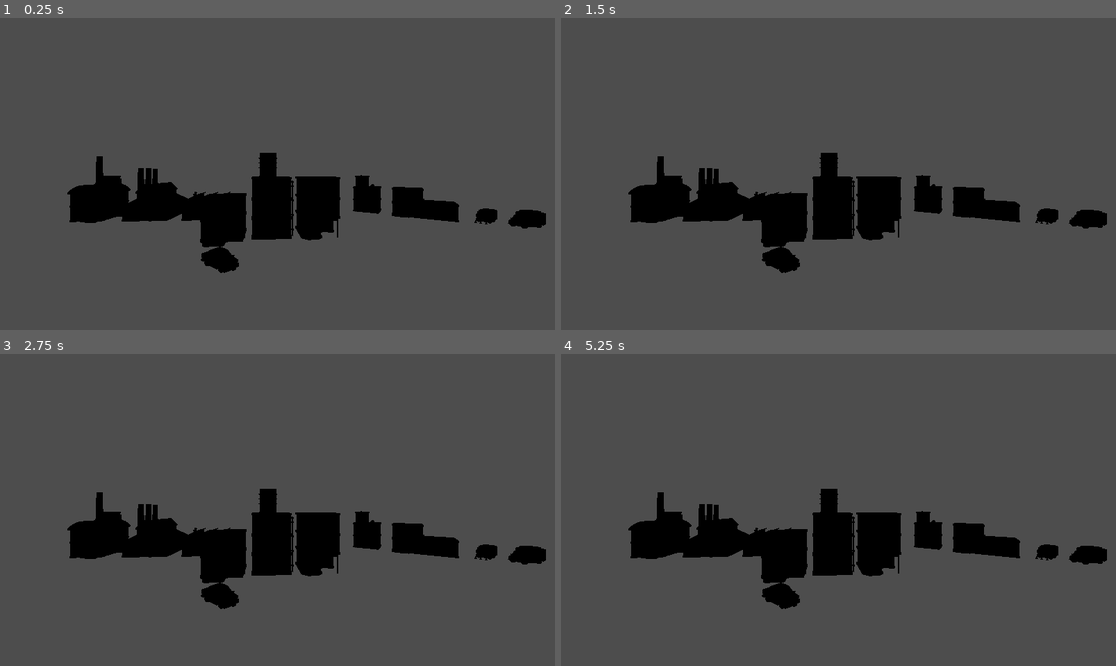
Above: before the commit, frames 1-4 (two rows, left to right).
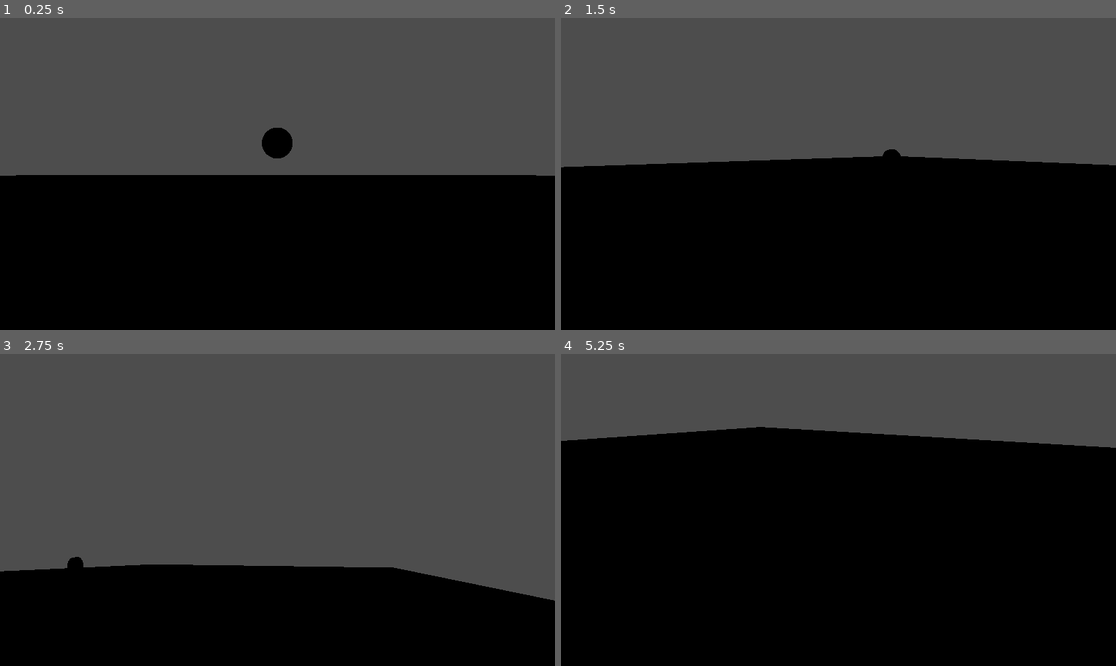
Above: after the commit, the same moments.

Repository: ghwns977/Games4900
Game: Godot game, scene res://Scenes/node_3d.tscn
Same seed, same stepped clock (60 frames per second), same inputs: the game is played once before the commit and once after it.
Inputs (mouse positions are in pixels of both pictures, inside the frame that each line leads up to):
- Up to frame 1 (0.25 s): no input
- Up to frame 2 (1.5 s): tap Enter (ui_accept) at 0.5, 0.6, 0.77, 1.07 s; move the mouse to (960, 158) at 0.52 s; hold Right (ui_right) 0.53-1.28 s; click (960, 158) at 0.67 s; move the mouse to (727, 189) at 1.27 s; hold Down (ui_down) from 1.28 s (still down); tap G at 1.35 s; click (727, 189) at 1.42 s
- Up to frame 3 (2.75 s): tap Enter (ui_accept) at 1.52, 1.55, 1.82, 2.1 s; move the mouse to (333, 441) at 2.02 s; release Down (ui_down) at 2.03 s; hold Right (ui_right) from 2.03 s (still down); click (333, 441) at 2.17 s
- Up to frame 4 (5.25 s): move the mouse to (810, 572) at 2.77 s; release Right (ui_right) at 2.78 s; hold Up (ui_up) 2.78-3.53 s; tap G at 2.85, 4.35 s; click (810, 572) at 2.92 s; tap Enter (ui_accept) at 3.02, 3.05, 3.32, 3.6, 3.77, 4.07, 4.52, 4.55, 4.82, 5.1 s; move the mouse to (1005, 556) at 3.52 s; hold Left (ui_left) 3.53-5.03 s; click (1005, 556) at 3.67 s; tap Escape at 4.15 s; move the mouse to (672, 463) at 4.27 s; click (672, 463) at 4.42 s; move the mouse to (866, 510) at 5.02 s; hold Down (ui_down) from 5.03 s (still down); click (866, 510) at 5.17 s

The runs differ from the first frame. In frame 1, 41% of the frame differs, in the area x 0-100%, y 35-100%; in frame 2, 45%; in frame 3, 38%; in frame 4, 64%, in the area x 0-100%, y 23-100%.

Commit message:
a03 Godot done

Diff:
--- /dev/null
+++ b/Godot/Controller/proto_controller.gd
@@ -0,0 +1,178 @@
+# ProtoController v1.0 by Brackeys
+# CC0 License
+# Intended for rapid prototyping of first-person games.
+# Happy prototyping!
+
+extends CharacterBody3D
+
+## Can we move around?
+@export var can_move : bool = true
+## Are we affected by gravity?
+@export var has_gravity : bool = true
+## Can we press to jump?
+@export var can_jump : bool = true
+## Can we hold to run?
+@export var can_sprint : bool = false
+## Can we press to enter freefly mode (noclip)?
+@export var can_freefly : bool = false
+
+@export_group("Speeds")
+## Look around rotation speed.
+@export var look_speed : float = 0.002
+## Normal speed.
+@export var base_speed : float = 7.0
+## Speed of jump.
+@export var jump_velocity : float = 4.5
+## How fast do we run?
+@export var sprint_speed : float = 10.0
+## How fast do we freefly?
+@export var freefly_speed : float = 25.0
+
+@export_group("Input Actions")
+## Name of Input Action to move Left.
+@export var input_left : String = "ui_left"
+## Name of Input Action to move Right.
+@export var input_right : String = "ui_right"
+## Name of Input Action to move Forward.
+@export var input_forward : String = "ui_up"
+## Name of Input Action to move Backward.
+@export var input_back : String = "ui_down"
+## Name of Input Action to Jump.
+@export var input_jump : String = "ui_accept"
+## Name of Input Action to Sprint.
+@export var input_sprint : String = "sprint"
+## Name of Input Action to toggle freefly mode.
+@export var input_freefly : String = "freefly"
+
+var mouse_captured : bool = false
+var look_rotation : Vector2
+var move_speed : float = 0.0
+var freeflying : bool = false
+
+## IMPORTANT REFERENCES
+@onready var head: Node3D = $Head
+@onready var collider: CollisionShape3D = $Collider
+
+func _ready() -> void:
+	check_input_mappings()
+	look_rotation.y = rotation.y
+	look_rotation.x = head.rotation.x
+
+func _unhandled_input(event: InputEvent) -> void:
+	# Mouse capturing
+	if Input.is_mouse_button_pressed(MOUSE_BUTTON_LEFT):
+		capture_mouse()
+	if Input.is_key_pressed(KEY_ESCAPE):
+		release_mouse()
+
+	# Look around
+	if mouse_captured and event is InputEventMouseMotion:
+		rotate_look(event.relative)
+
+	# Toggle freefly mode
+	if can_freefly and Input.is_action_just_pressed(input_freefly):
+		if not freeflying:
+			enable_freefly()
+		else:
+			disable_freefly()
+
+func _physics_process(delta: float) -> void:
+	# If freeflying, handle freefly and nothing else
+	if can_freefly and freeflying:
+		var input_dir := Input.get_vector(input_left, input_right, input_forward, input_back)
+		var motion := (head.global_basis * Vector3(input_dir.x, 0, input_dir.y)).normalized()
+		motion *= freefly_speed * delta
+		move_and_collide(motion)
+		return
+
+	# Apply gravity to velocity
+	if has_gravity:
+		if not is_on_floor():
+			velocity += get_gravity() * delta
+
+	# Apply jumping
+	if can_jump:
+		if Input.is_action_just_pressed(input_jump) and is_on_floor():
+			velocity.y = jump_velocity
+
+	# Modify speed based on sprinting
+	if can_sprint and Input.is_action_pressed(input_sprint):
+			move_speed = sprint_speed
+	else:
+		move_speed = base_speed
+
+	# Apply desired movement to velocity
+	if can_move:
+		var input_dir := Input.get_vector(input_left, input_right, input_forward, input_back)
+		var move_dir := (transform.basis * Vector3(input_dir.x, 0, input_dir.y)).normalized()
+		if move_dir:
+			velocity.x = move_dir.x * move_speed
+			velocity.z = move_dir.z * move_speed
+		else:
+			velocity.x = move_toward(velocity.x, 0, move_speed)
+			velocity.z = move_toward(velocity.z, 0, move_speed)
+	else:
+		velocity.x = 0
+		velocity.y = 0
+
+	# Use velocity to actually move
+	move_and_slide()
+
+
+## Rotate us to look around.
+## Base of controller rotates around y (left/right). Head rotates around x (up/down).
+## Modifies look_rotation based on rot_input, then resets basis and rotates by look_rotation.
+func rotate_look(rot_input : Vector2):
+	look_rotation.x -= rot_input.y * look_speed
+	look_rotation.x = clamp(look_rotation.x, deg_to_rad(-85), deg_to_rad(85))
+	look_rotation.y -= rot_input.x * look_speed
+	transform.basis = Basis()
+	rotate_y(look_rotation.y)
+	head.transform.basis = Basis()
+	head.rotate_x(look_rotation.x)
+
+
+func enable_freefly():
+	collider.disabled = true
+	freeflying = true
+	velocity = Vector3.ZERO
+
+func disable_freefly():
+	collider.disabled = false
+	freeflying = false
+
+
+func capture_mouse():
+	Input.set_mouse_mode(Input.MOUSE_MODE_CAPTURED)
+	mouse_captured = true
+
+
+func release_mouse():
+	Input.set_mouse_mode(Input.MOUSE_MODE_VISIBLE)
+	mouse_captured = false
+
+
+## Checks if some Input Actions haven't been created.
+## Disables functionality accordingly.
+func check_input_mappings():
+	if can_move and not InputMap.has_action(input_left):
+		push_error("Movement disabled. No InputAction found for input_left: " + input_left)
+		can_move = false
+	if can_move and not InputMap.has_action(input_right):
+		push_error("Movement disabled. No InputAction found for input_right: " + input_right)
+		can_move = false
+	if can_move and not InputMap.has_action(input_forward):
+		push_error("Movement disabled. No InputAction found for input_forward: " + input_forward)
+		can_move = false
+	if can_move and not InputMap.has_action(input_back):
+		push_error("Movement disabled. No InputAction found for input_back: " + input_back)
+		can_move = false
+	if can_jump and not InputMap.has_action(input_jump):
+		push_error("Jumping disabled. No InputAction found for input_jump: " + input_jump)
+		can_jump = false
+	if can_sprint and not InputMap.has_action(input_sprint):
+		push_error("Sprinting disabled. No InputAction found for input_sprint: " + input_sprint)
+		can_sprint = false
+	if can_freefly and not InputMap.has_action(input_freefly):
+		push_error("Freefly disabled. No InputAction found for input_freefly: " + input_freefly)
+		can_freefly = false
--- /dev/null
+++ b/Godot/Controller/proto_controller.tscn
@@ -0,0 +1,32 @@
+[gd_scene format=3 uid="uid://bs72ogkvdd7d6"]
+
+[ext_resource type="Script" uid="uid://brjeowry380gu" path="res://Controller/proto_controller.gd" id="1_ucva2"]
+
+[sub_resource type="StandardMaterial3D" id="StandardMaterial3D_iof21"]
+albedo_color = Color(0.91806, 0.575202, 0.222449, 1)
+
+[sub_resource type="CapsuleMesh" id="CapsuleMesh_ucva2"]
+radius = 0.4
+height = 1.8
+
+[sub_resource type="CapsuleShape3D" id="CapsuleShape3D_iof21"]
+radius = 0.4
+height = 1.8
+
+[node name="ProtoController" type="CharacterBody3D" unique_id=1603152050 groups=["Player"]]
+script = ExtResource("1_ucva2")
+
+[node name="Mesh" type="MeshInstance3D" parent="." unique_id=33292559]
+transform = Transform3D(1, 0, 0, 0, 1, 0, 0, 0, 1, 0, 0.9, 0)
+material_override = SubResource("StandardMaterial3D_iof21")
+cast_shadow = 0
+mesh = SubResource("CapsuleMesh_ucva2")
+
+[node name="Collider" type="CollisionShape3D" parent="." unique_id=173814251]
+transform = Transform3D(1, 0, 0, 0, 1, 0, 0, 0, 1, 0, 0.9, 0)
+shape = SubResource("CapsuleShape3D_iof21")
+
+[node name="Head" type="Node3D" parent="." unique_id=995630188]
+transform = Transform3D(1, 0, 0, 0, 1, 0, 0, 0, 1, 0, 1.7, 0)
+
+[node name="Camera3D" type="Camera3D" parent="Head" unique_id=728726415]
--- a/Godot/Scenes/Activator.tscn
+++ b/Godot/Scenes/Activator.tscn
@@ -2,6 +2,5 @@
 
 [ext_resource type="Script" uid="uid://dpqaao13lq0rc" path="res://Scenes/activator.gd" id="1_cibah"]
 
-[node name="Activator" type="Node3D" unique_id=2102403275 node_paths=PackedStringArray("HelloComponent")]
+[node name="Activator" type="Node3D" unique_id=2102403275]
 script = ExtResource("1_cibah")
-HelloComponent = NodePath("")
--- /dev/null
+++ b/Godot/Scenes/Coin.tscn
@@ -0,0 +1,24 @@
+[gd_scene format=3 uid="uid://dcoldbgso201k"]
+
+[ext_resource type="Script" uid="uid://dqav06i85ad57" path="res://Scenes/coin.gd" id="1_qrc3l"]
+
+[sub_resource type="CylinderMesh" id="CylinderMesh_8a2u1"]
+
+[sub_resource type="StandardMaterial3D" id="StandardMaterial3D_qrc3l"]
+albedo_color = Color(1, 1, 0, 1)
+metallic = 1.0
+
+[sub_resource type="SphereShape3D" id="SphereShape3D_qrc3l"]
+
+[node name="Coin" type="Node3D" unique_id=183228460]
+
+[node name="Area3D" type="Area3D" parent="." unique_id=758088672]
+script = ExtResource("1_qrc3l")
+
+[node name="MeshInstance3D" type="MeshInstance3D" parent="Area3D" unique_id=504218582]
+transform = Transform3D(1, 0, 0, 0, 0.090203464, 0, 0, 0, 1, 0, 0, 0)
+mesh = SubResource("CylinderMesh_8a2u1")
+surface_material_override/0 = SubResource("StandardMaterial3D_qrc3l")
+
+[node name="CollisionShape3D" type="CollisionShape3D" parent="Area3D" unique_id=1985876217]
+shape = SubResource("SphereShape3D_qrc3l")
--- /dev/null
+++ b/Godot/Scenes/coin.gd
@@ -0,0 +1,16 @@
+extends Area3D
+
+
+
+func _ready() -> void:
+	body_entered.connect(_on_body_entered)
+
+
+func _on_body_entered(body: Node) -> void:
+
+	if not body.is_in_group("Player"):
+		return
+
+	print("Coin collected!")
+
+	queue_free()
--- a/Godot/Scenes/greater.gd
+++ b/Godot/Scenes/greater.gd
@@ -2,6 +2,6 @@
 
 class_name Greater
 
-func SayHello():
+# func SayHello():
 
-	return("Hello")
+	# return("Hello")
--- a/Godot/Scenes/node_3d.tscn
+++ b/Godot/Scenes/node_3d.tscn
@@ -5,8 +5,6 @@
 [ext_resource type="PackedScene" uid="uid://cb344oqpf2r3j" path="res://Building_Comm/building-b.fbx" id="3_i5arm"]
 [ext_resource type="PackedScene" uid="uid://dt2og1iv0sl1b" path="res://Building_Comm/building-c.fbx" id="4_wc5p8"]
 [ext_resource type="PackedScene" uid="uid://c1ox2cx1kymae" path="res://Cars/police.fbx" id="5_t3l2h"]
-[ext_resource type="PackedScene" uid="uid://dj1h3k1si0gbu" path="res://Scenes/Activator.tscn" id="6_ifh66"]
-[ext_resource type="PackedScene" uid="uid://cpggmaaqbaqv5" path="res://Scenes/greater.tscn" id="7_aeo3b"]
 [ext_resource type="PackedScene" uid="uid://dlimbocfsme56" path="res://Building_Comm/building-d.fbx" id="8_vudi7"]
 [ext_resource type="PackedScene" uid="uid://c5rcem7ft50ly" path="res://Building_Comm/building-e.fbx" id="9_1vwyg"]
 [ext_resource type="PackedScene" uid="uid://c8trvtl23hx8o" path="res://Cars/firetruck.fbx" id="10_ahc04"]
@@ -14,12 +12,11 @@
 [ext_resource type="PackedScene" uid="uid://dec1o4rvf5ewm" path="res://Cars/ambulance.fbx" id="12_062e5"]
 [ext_resource type="PackedScene" uid="uid://b25pmqslpomcd" path="res://Building_Indust/building-m.fbx" id="13_8cye3"]
 [ext_resource type="PackedScene" uid="uid://dfmllc01tae6m" path="res://Building_Indust/building-n.fbx" id="14_062e5"]
+[ext_resource type="PackedScene" uid="uid://dcoldbgso201k" path="res://Scenes/Coin.tscn" id="15_8cye3"]
 [ext_resource type="PackedScene" uid="uid://cslxy2uk8v2l3" path="res://Building_Indust/building-k.fbx" id="15_m2rse"]
+[ext_resource type="PackedScene" uid="uid://bs72ogkvdd7d6" path="res://Controller/proto_controller.tscn" id="16_062e5"]
 
 [node name="Node3D" type="Node3D" unique_id=417984978]
-
-[node name="Camera3D" type="Camera3D" parent="." unique_id=66355645]
-transform = Transform3D(-0.99811023, 0, 0.06144933, 0, 1, 0, -0.06144933, 0, -0.99811023, 0.19782507, 1.3366401, -2.4564228)
 
 [node name="building-skyscraper-a" parent="." unique_id=1368531897 instance=ExtResource("1_r3fl7")]
 transform = Transform3D(1, 0, 0, 0, 1, 0, 0, 0, 1, -0.022082925, -0.005700588, 12.843458)
@@ -35,13 +32,6 @@
 
 [node name="police" parent="building-skyscraper-a/building-c" unique_id=1477394184 instance=ExtResource("5_t3l2h")]
 transform = Transform3D(-0.1317694, 0, -0.15045537, 0, 0.19999999, 0, 0.15045537, 0, -0.1317694, -0.18681657, 0, -1.3717556)
-
-[node name="Activator" parent="." unique_id=2102403275 node_paths=PackedStringArray("HelloComponent") instance=ExtResource("6_ifh66")]
-transform = Transform3D(1, 0, 0, 0, 1, 0, 0, 0, 1, 2.2939134, -0.24070215, 3.0937235)
-HelloComponent = NodePath("../Greater")
-
-[node name="Greater" parent="." unique_id=1155667492 instance=ExtResource("7_aeo3b")]
-transform = Transform3D(1, 0, 0, 0, 1, 0, 0, 0, 1, 0.17911005, 0, 6.122009)
 
 [node name="building-d" parent="." unique_id=1584062798 instance=ExtResource("8_vudi7")]
 transform = Transform3D(0.80074185, 0, -0.59900963, 0, 1, 0, 0.59900963, 0, 0.80074185, -3.5302575, 0, 4.747962)
@@ -72,3 +62,13 @@
 
 [node name="building-k" parent="building-m" unique_id=174860806 instance=ExtResource("15_m2rse")]
 transform = Transform3D(1, 0, 0, 0, 1, 0, 0, 0, 1, -1.620358, 0, -0.38192654)
+
+[node name="ProtoController" parent="." unique_id=1603152050 instance=ExtResource("16_062e5")]
+transform = Transform3D(0.0706536, 0, 0, 0, 0.0706536, 0, 0, 0, 0.0706536, 0.105407, 0.027277157, -2.0613766)
+
+[node name="Floor" type="CSGBox3D" parent="." unique_id=411077436]
+transform = Transform3D(44.729042, 0, 0, 0, 1, 0, 0, 0, 70.4294, 0, -0.5173848, 0)
+use_collision = true
+
+[node name="Coin" parent="." unique_id=183228460 instance=ExtResource("15_8cye3")]
+transform = Transform3D(1, 0, 0, 0, -0.14925922, -0.9887981, 0, 0.9887981, -0.14925922, 0.09745658, 1.1176978, -8.7596)
Not shown, added: Godot/Controller/proto_controller.gd.uid
Not shown, added: Godot/Scenes/coin.gd.uid
Not shown, added: Screenshot/Godot-a03.png
Not shown, added: Screenshot/Unity-a03.png
Not shown, added: Screenshot/Unreal-a03-1.png
Not shown, added: Screenshot/Unreal-a03-2.png
